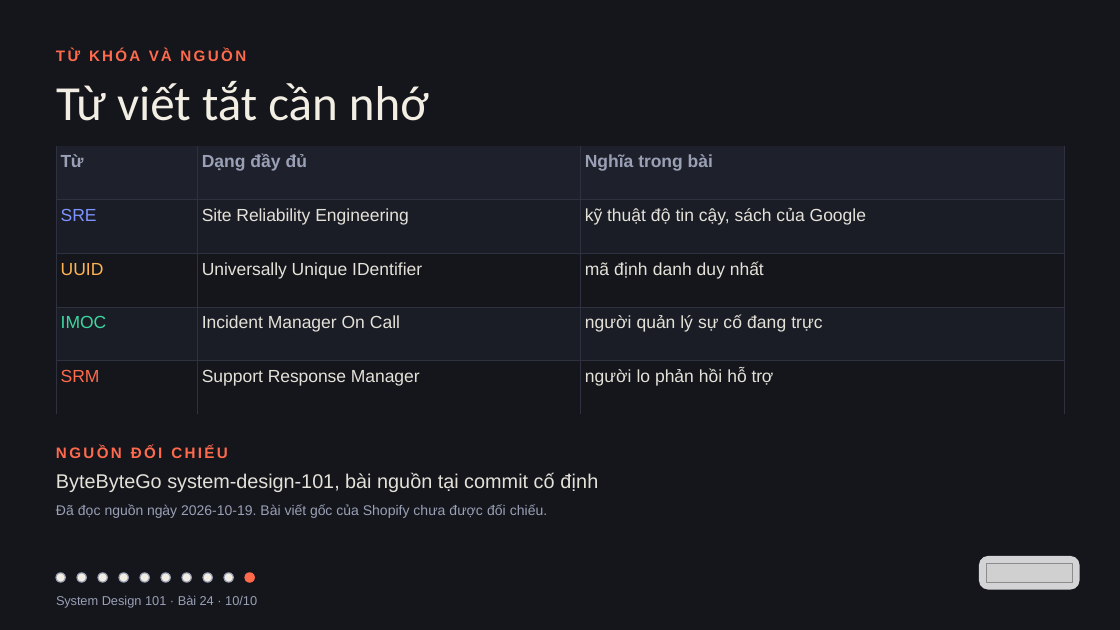
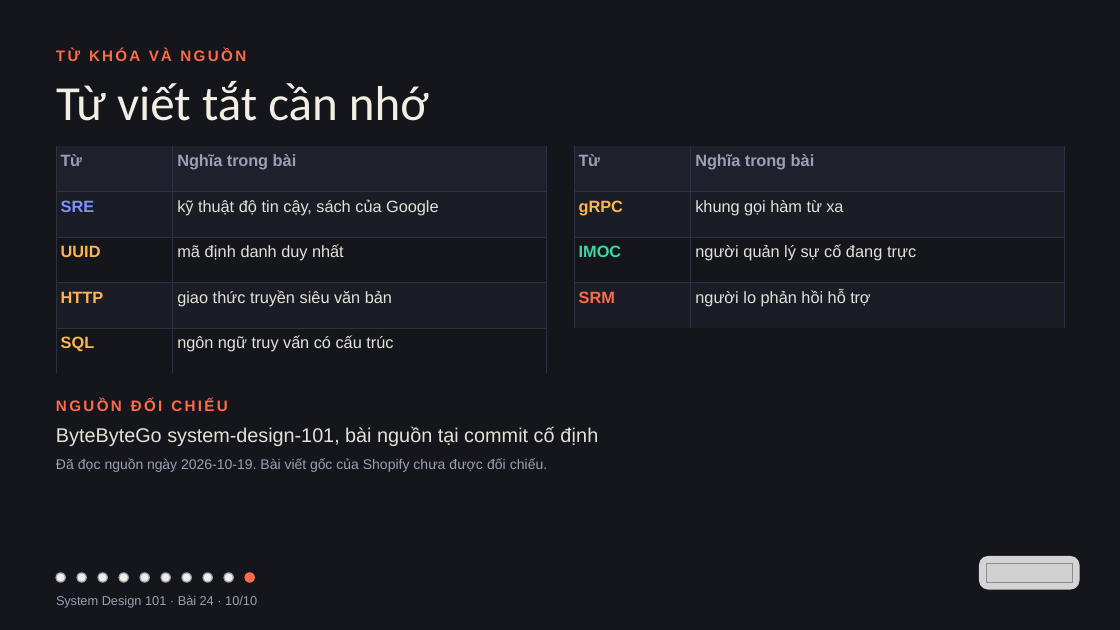
Before and after one commit to vohoailinh90/tool-marketing-studio, a slide deck: slide 10 of system-design-101/vi/lessons/sd-02-024/slides/sd-02-024.pptx. Drawn at 1120x630 pixels with LibreOffice and Linux fonts; fonts in the diff are those of the drawing; grey boxes stand for pictures. Boxes give left, top, right and bottom in pixels: in the first picture for what was removed or moved away, otherwise in the second. Text is boxed around its words. In the diff, an @@ line names an element or a change of style, - is before the commit and + after.

```diff
--- a/system-design-101/vi/lessons/sd-02-024/slides/sd-02-024.pptx
+++ b/system-design-101/vi/lessons/sd-02-024/slides/sd-02-024.pptx
@@ table added at (56,146,546,356), 5 rows, 2 columns @@
+Từ | Nghĩa trong bài
+SRE | kỹ thuật độ tin cậy, sách của Google
+UUID | mã định danh duy nhất
+HTTP | giao thức truyền siêu văn bản
+SQL | ngôn ngữ truy vấn có cấu trúc
@@ table at (574,146,1064,310) @@
-Từ | Dạng đầy đủ | Nghĩa trong bài
-SRE | Site Reliability Engineering | kỹ thuật độ tin cậy, sách của Google
-UUID | Universally Unique IDentifier | mã định danh duy nhất
-IMOC | Incident Manager On Call | người quản lý sự cố đang trực
-SRM | Support Response Manager | người lo phản hồi hỗ trợ
+Từ | Nghĩa trong bài
+gRPC | khung gọi hàm từ xa
+IMOC | người quản lý sự cố đang trực
+SRM | người lo phản hồi hỗ trợ
@@ table: place and size @@
-table at (56,146,1064,390)
+table at (574,146,1064,310)
@@ text "NGUỒN ĐỐI CHIẾU": place and size @@
-text "NGUỒN ĐỐI CHIẾU" at (56,446,228,458)
+text "NGUỒN ĐỐI CHIẾU" at (56,399,228,411)
@@ text "ByteByteGo system-design-101, bài nguồn tại ...": place and size @@
-text "ByteByteGo system-design-101, bài nguồn tại ..." at (56,473,598,492)
+text "ByteByteGo system-design-101, bài nguồn tại ..." at (56,426,598,446)
@@ text "Đã đọc nguồn ngày 2026-10-19. ...": place and size @@
-text "Đã đọc nguồn ngày 2026-10-19. ..." at (56,504,547,518)
+text "Đã đọc nguồn ngày 2026-10-19. ..." at (56,458,547,472)
```
Also in this commit, not shown: 6 other files.
